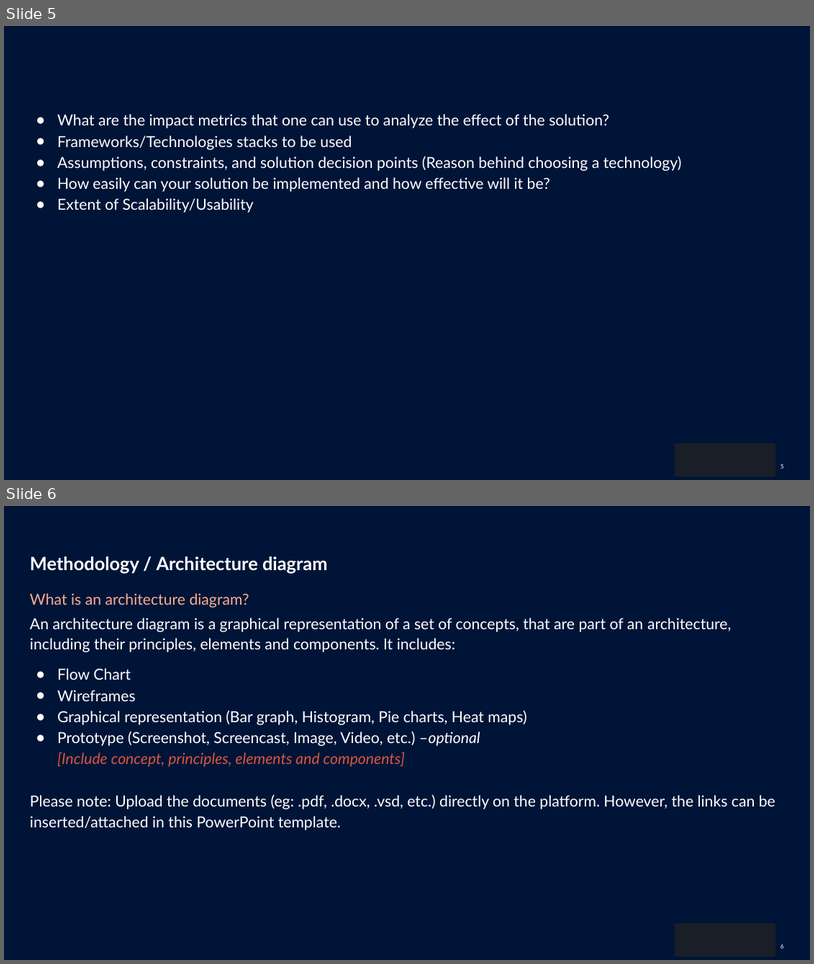
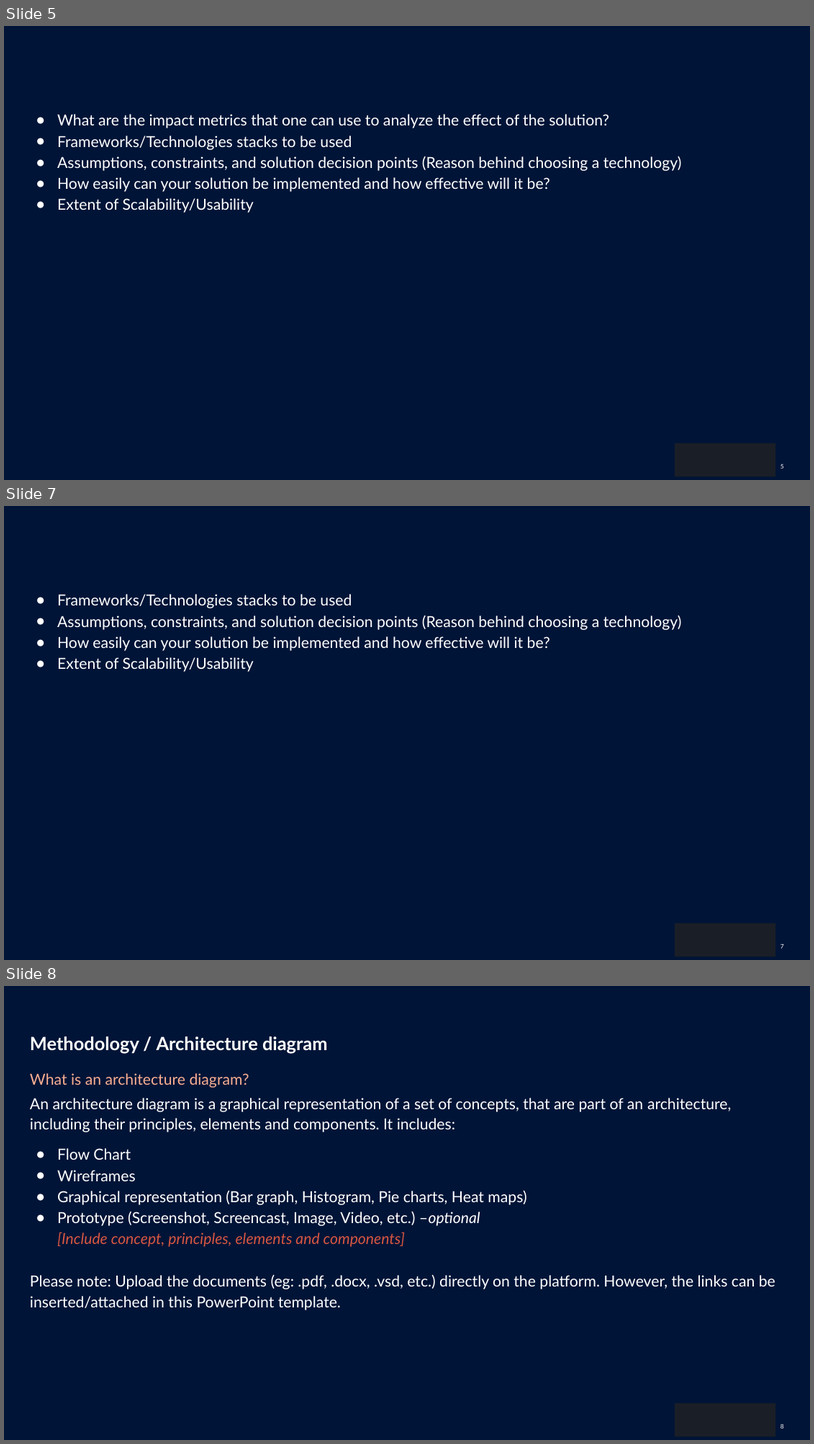
Before and after one commit to Aditya-aot/Hackathon-ION, a slide deck: HackerEarth_Idea_Submission_Template24414bb.pptx. Shown one above the other, each under a label of ours: slides 5 and 6 before the commit, slides 5, 7 and 8 after it; the slides between them are not shown. The pictures are 814x964 and 814x1444 pixels, drawn with LibreOffice and Linux fonts; fonts in the diff are those of the drawing; background and template pictures are left out. Boxes give left, top, right and bottom in pixels: in the first picture for what was removed or moved away, otherwise in the second. Text is boxed around its words. In the diff, an @@ line names an element or a change of style, - is before the commit and + after.

```diff
--- a/HackerEarth_Idea_Submission_Template24414bb.pptx
+++ b/HackerEarth_Idea_Submission_Template24414bb.pptx
@@ slide 7 added at [4, 506, 810, 960], background picture (left out); not listed: 2 template elements that a slide beside it also shows @@
@@ text added at [57, 594, 682, 672], 20 pt, text #FFFFFF @@
+● Frameworks/Technologies stacks to be used
+● Assumptions, constraints, and solution decision points (Reason behind choosing a technology)
+● How easily can your solution be implemented and how effective will it be?
+● Extent of Scalability/Usability
@@ what was slide 6 is now slide 8 @@
```
Also in this commit, not shown: 1 other slide added.
